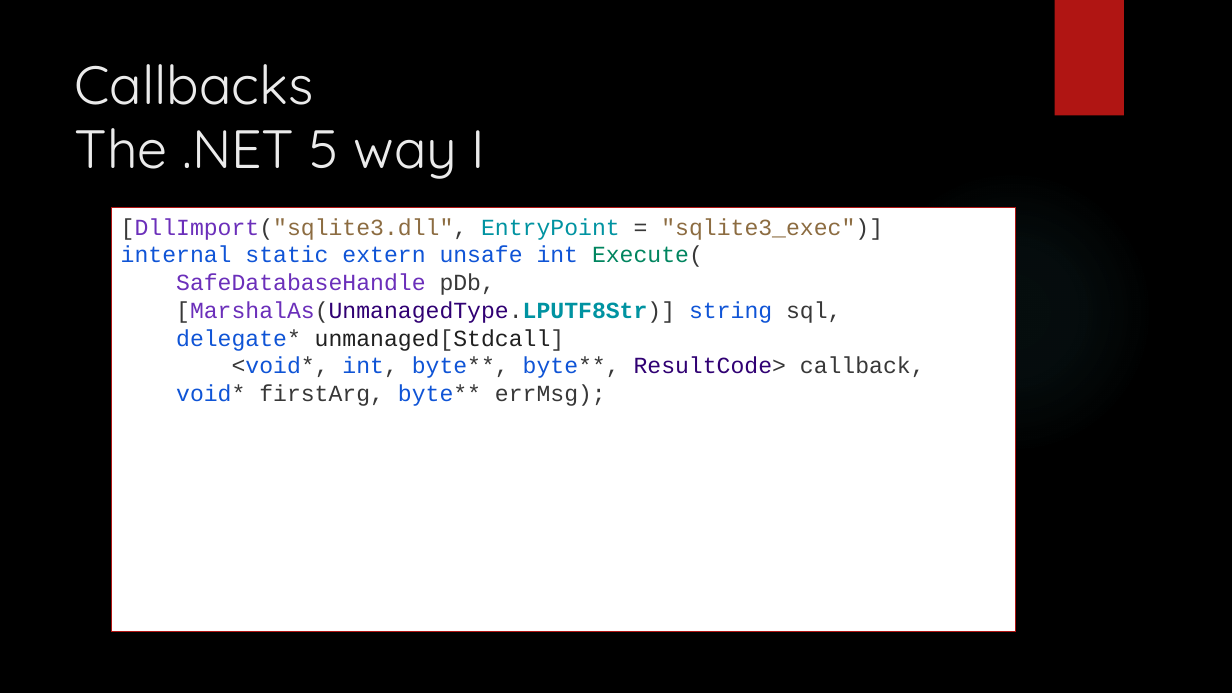
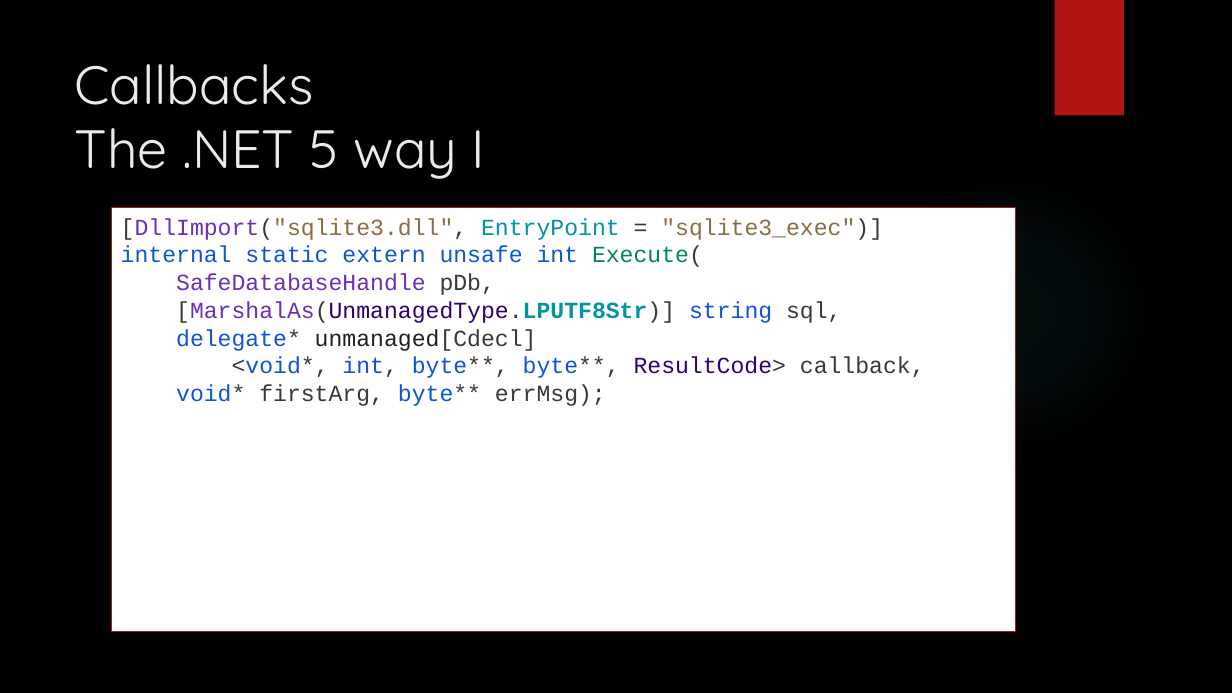
Before and after one commit to dennisdietrich/UnsafeCSharp, a slide deck: slide 48 of doc/Introduction to unsafe C#.pptx. Drawn at 1232x693 pixels with LibreOffice and Linux fonts; fonts in the diff are those of the drawing; background and template pictures are left out. Boxes give left, top, right and bottom in pixels: in the first picture for what was removed or moved away, otherwise in the second. Text is boxed around its words. In the diff, an @@ line names an element or a change of style, - is before the commit and + after.

Commit message:
Fixed calling convention of SQLite Execute() callback (issue #11)

```diff
--- a/doc/Introduction to unsafe C#.pptx
+++ b/doc/Introduction to unsafe C#.pptx
@@ text in rectangle at <box>176,329,537,351</box>: text changed @@
-delegate* unmanaged[Stdcall]
+delegate* unmanaged[Cdecl]
```
Also in this commit, not shown: 2 other slides changed, 3 other files.
